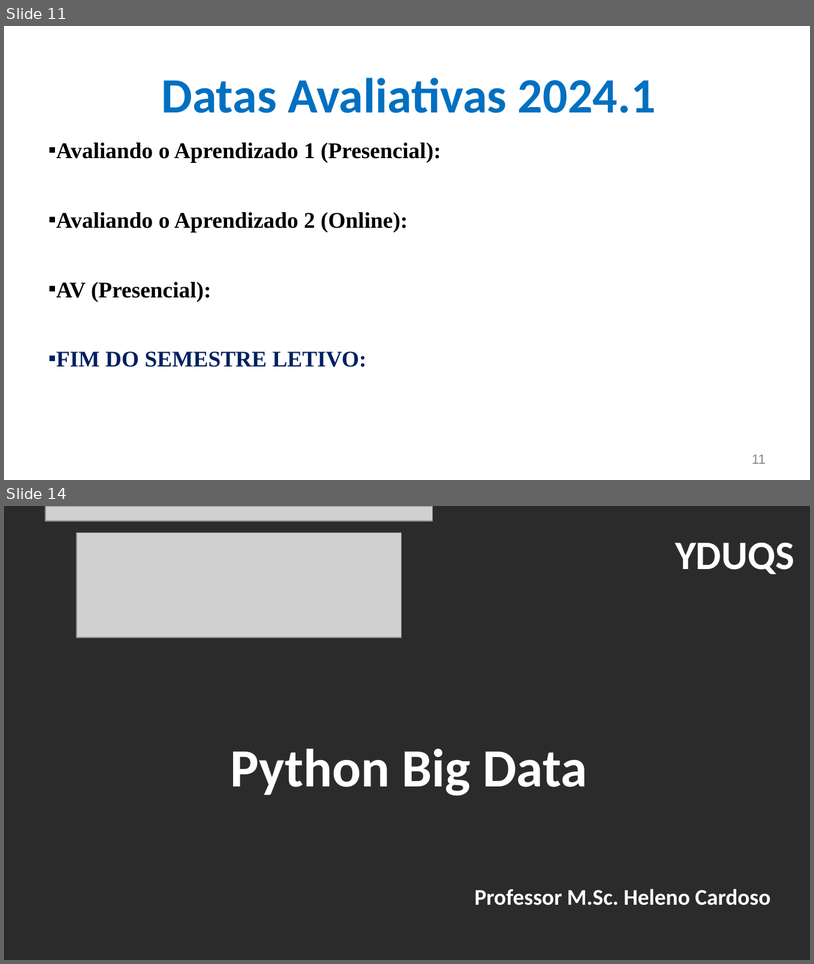
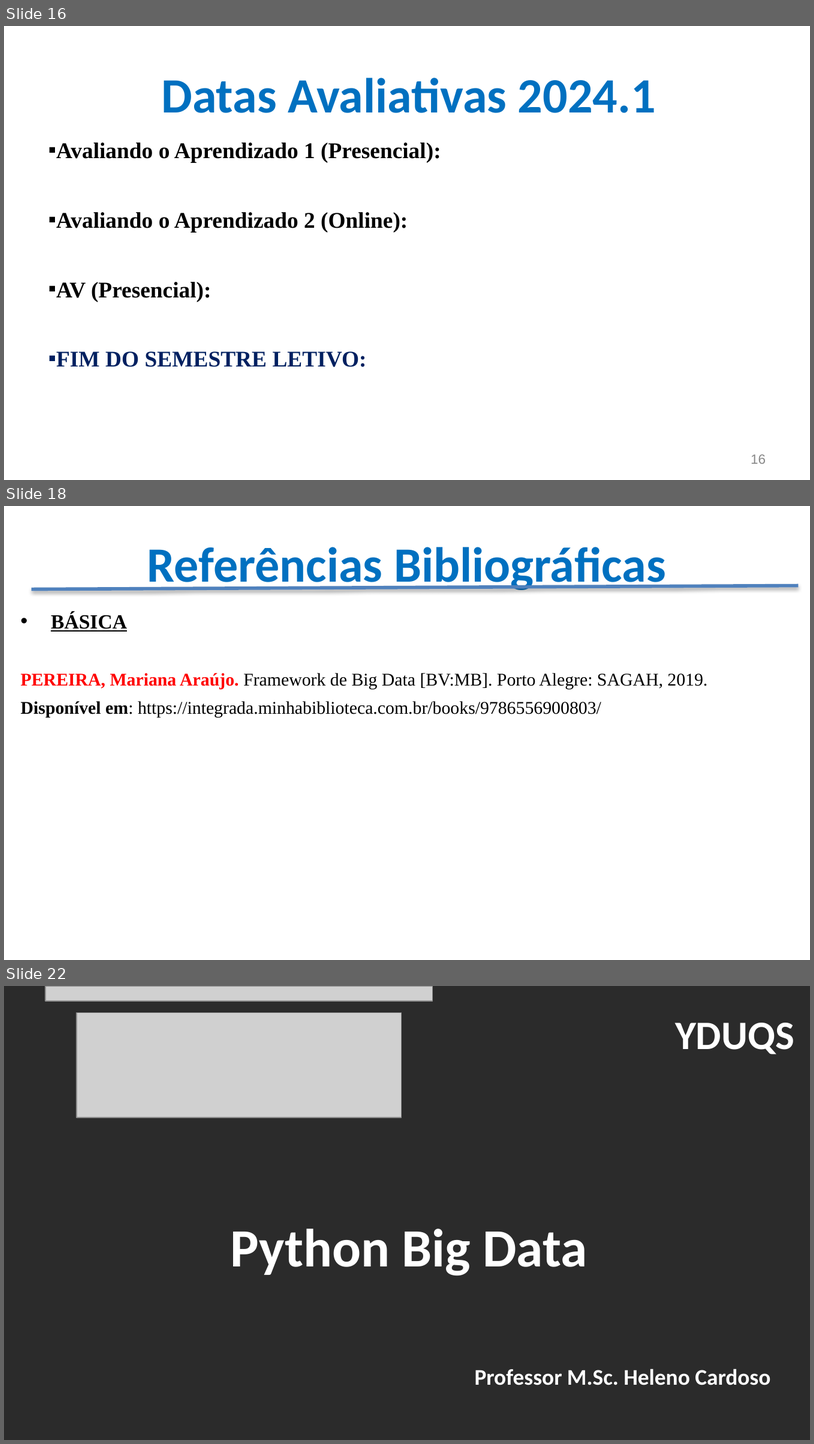
Before and after one commit to CloudEducationBrazil/WydenPythonBigData, a slide deck: Apresentação - Python Big Data.pptx. Shown one above the other, each under a label of ours: slides 11 and 14 before the commit, slides 16, 18 and 22 after it; the slides between them are not shown. The pictures are 814x964 and 814x1444 pixels, drawn with LibreOffice and Linux fonts; fonts in the diff are those of the drawing; grey boxes stand for pictures; background and template pictures are left out; a plain dark background stands for a picture behind light text. Boxes give left, top, right and bottom in pixels: in the first picture for what was removed or moved away, otherwise in the second. Text is boxed around its words. In the diff, an @@ line names an element or a change of style, - is before the commit and + after.

Commit message:
aulas ppt Python big data

```diff
--- a/Apresentação - Python Big Data.pptx
+++ b/Apresentação - Python Big Data.pptx
@@ slide 18 added at (4,506,810,960), background picture (left out) @@
@@ title added at (147,547,666,593), 44 pt, text #0070C0, bold @@
+Referências Bibliográficas
@@ line added from (32, 589) to (798, 586), #4F81BD 3 pt @@
@@ text added at (21,613,708,717), 16 pt, text #000000 @@
+• BÁSICA
+PEREIRA, Mariana Araújo. Framework de Big Data [BV:MB]. Porto Alegre: SAGAH, 2019.
+Disponível em: https://integrada.minhabiblioteca.com.br/books/9786556900803/
@@ what was slide 11 is now slide 16 @@
@@ page number at (751,454,766,463): text changed @@
-11
+16
@@ what was slide 14 is now slide 22 @@
```
Also in this commit, not shown: 5 slides changed, 8 other slides added, 1 slide removed, 29 other files.
